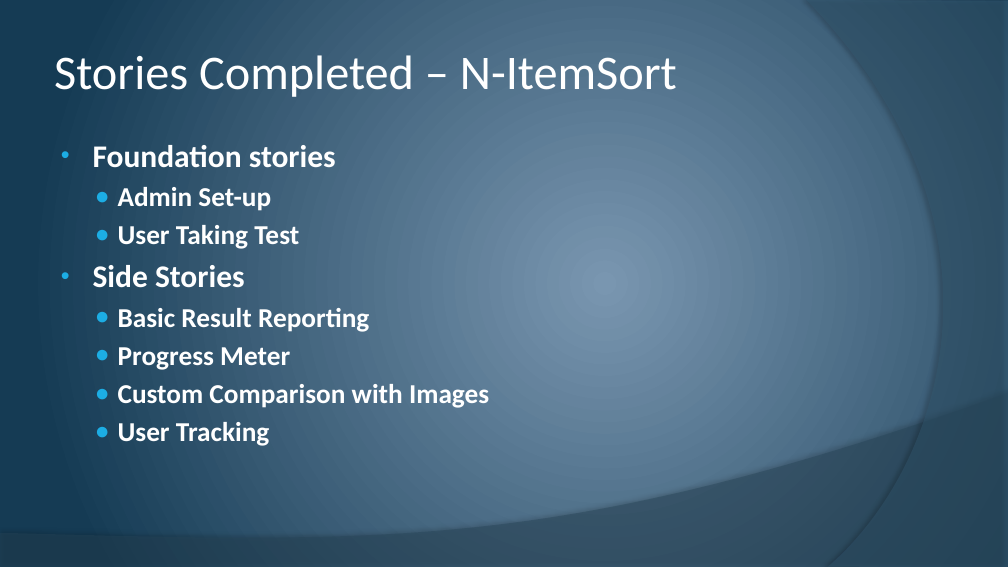
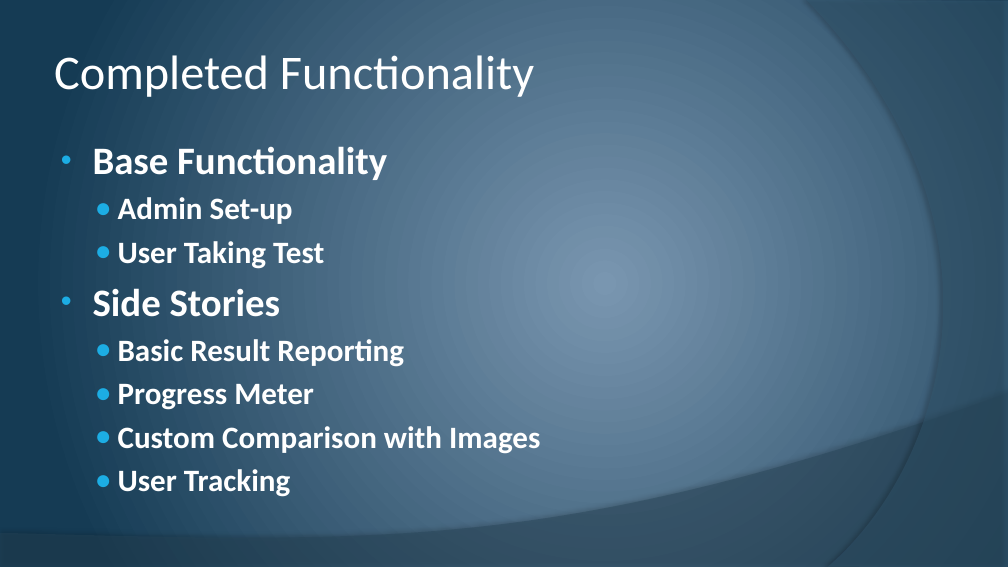
Before and after one commit to cstultz/cis234, a slide deck: slide 3 of assigns/assign10/t1-a10.pptx. Drawn at 1008x567 pixels with LibreOffice and Linux fonts; fonts in the diff are those of the drawing. Boxes give left, top, right and bottom in pixels: in the first picture for what was removed or moved away, otherwise in the second. Text is boxed around its words. In the diff, an @@ line names an element or a change of style, - is before the commit and + after.

```diff
--- a/assigns/assign10/t1-a10.pptx
+++ b/assigns/assign10/t1-a10.pptx
@@ title at [54,55,534,97]: text changed @@
-Stories Completed – N-ItemSort
+Completed Functionality
@@ text at [93,146,387,180]: text changed; size 30 to 37 pt @@
-• Foundation stories
+• Base Functionality
@@ text at [93,197,540,497]: size 26 to 29.6 pt in "Admin Set-up", "User Taking Test", "Basic Result Reporting", "Progress Meter" and 2 more places; size 30 to 37 pt in "Side Stories"; more space between paragraphs @@
```
Also in this commit, not shown: 7 other slides changed.
